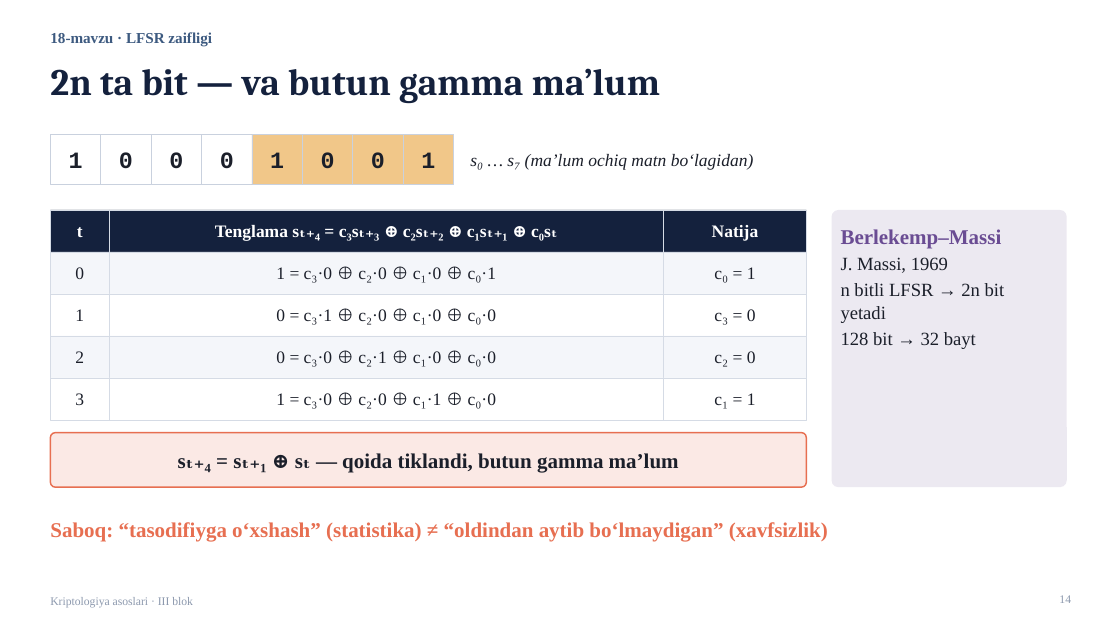
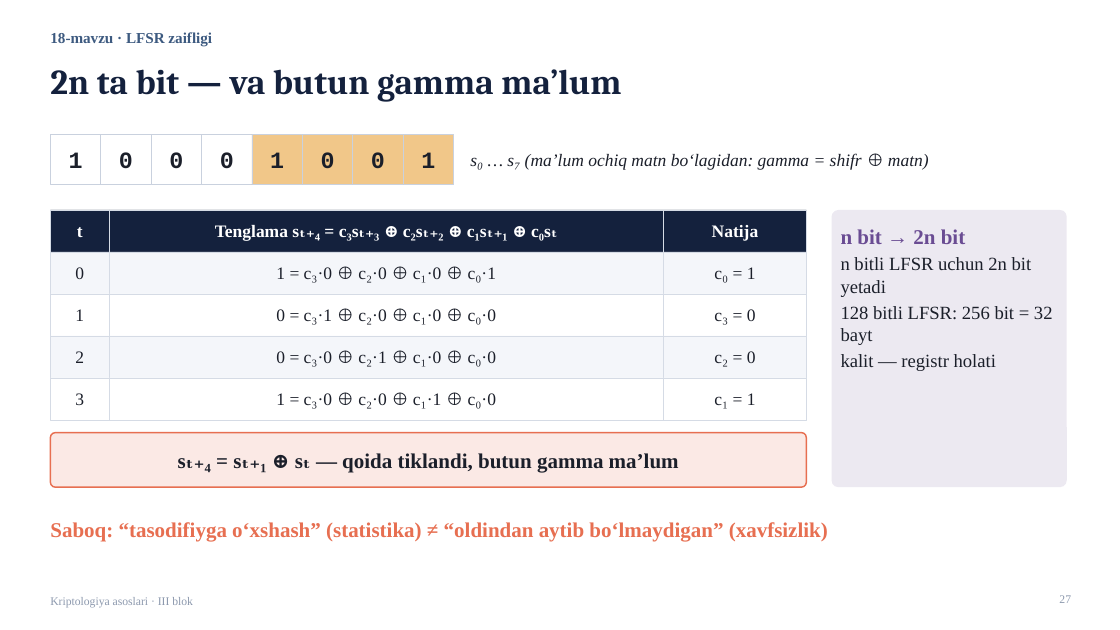
Before and after one commit to qwerty291996/Cryptology_Olympiad, a slide deck: slide 27 of 2026-yil tayyorgarlik/3-blok/Kriptologiya_III_blok_taqdimot.pptx (slide 14 before the commit). Drawn at 1120x630 pixels with LibreOffice and Linux fonts; fonts in the diff are those of the drawing. Boxes give left, top, right and bottom in pixels: in the first picture for what was removed or moved away, otherwise in the second. Text is boxed around its words. In the diff, an @@ line names an element or a change of style, - is before the commit and + after.

```diff
--- a/2026-yil tayyorgarlik/3-blok/Kriptologiya_III_blok_taqdimot.pptx
+++ b/2026-yil tayyorgarlik/3-blok/Kriptologiya_III_blok_taqdimot.pptx
@@ title "2n ta bit — va ..." at box(50, 69, 621, 101): size 32 to 30 pt @@
@@ text at box(470, 153, 929, 170): text changed @@
-s₀ … s₇ (ma’lum ochiq matn bo‘lagidan)
+s₀ … s₇ (ma’lum ochiq matn bo‘lagidan: gamma = shifr ⊕ matn)
@@ text in rounded rectangle at box(841, 229, 1053, 371): text changed @@
-Berlekemp–Massi
-J. Massi, 1969
-n bitli LFSR → 2n bit yetadi
-128 bit → 32 bayt
+n bit → 2n bit
+n bitli LFSR uchun 2n bit yetadi
+128 bitli LFSR: 256 bit = 32 bayt
+kalit — registr holati
@@ page number at box(1059, 595, 1071, 603): text changed @@
-14
+27
```
Also in this commit, not shown: 10 other slides changed, 35 slides added, 6 slides removed, 6 other files.
